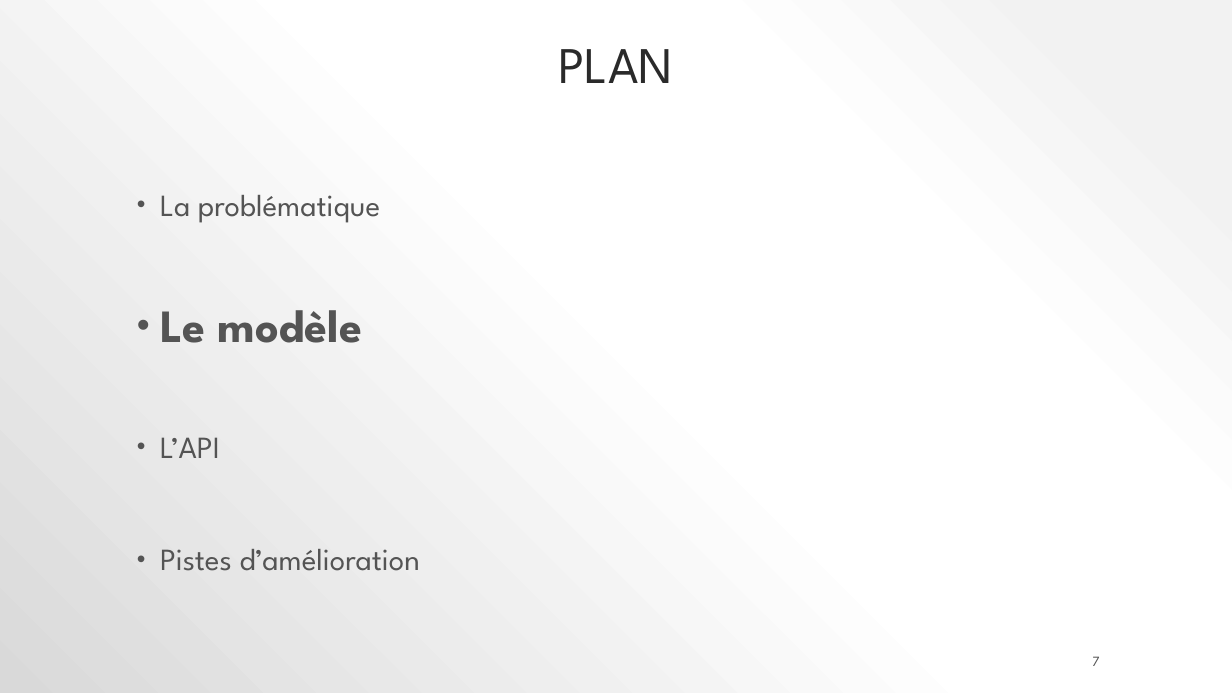
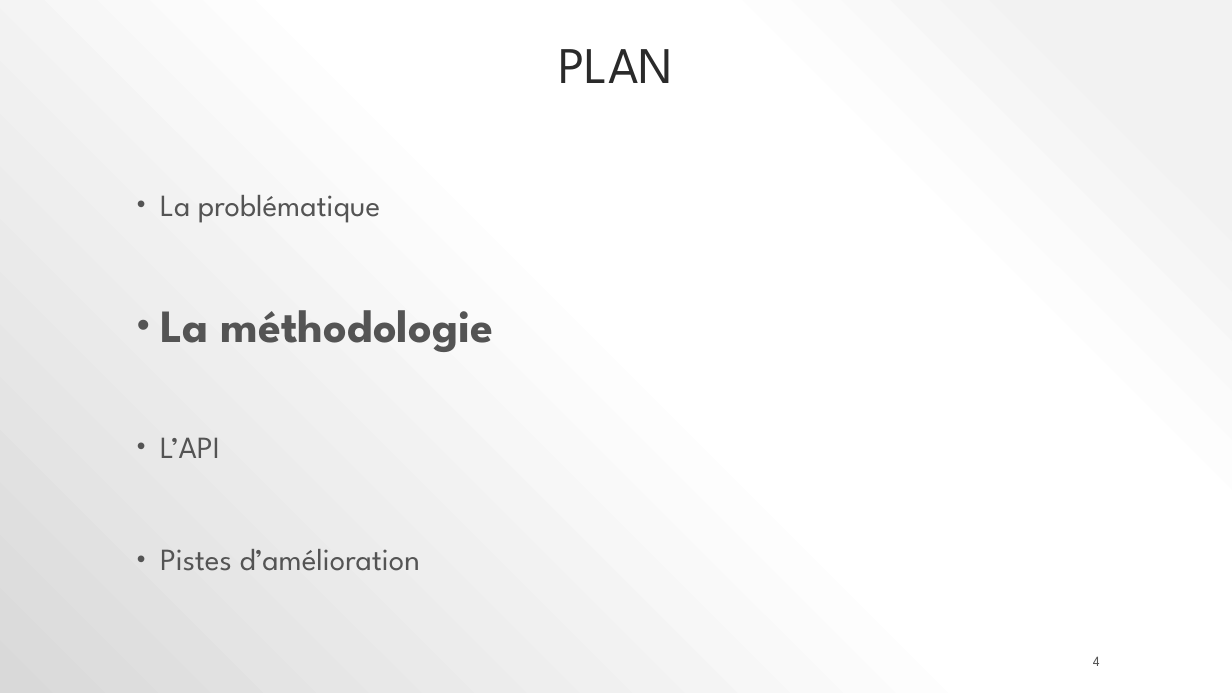
Before and after one commit to polo1093/Credit-Default-Customer-Scoring-Dashboard, a slide deck: slide 4 of P7_02_support.pptx (slide 7 before the commit). Drawn at 1232x693 pixels with LibreOffice and Linux fonts; fonts in the diff are those of the drawing. Boxes give left, top, right and bottom in pixels: in the first picture for what was removed or moved away, otherwise in the second. Text is boxed around its words. In the diff, an @@ line names an element or a change of style, - is before the commit and + after.

```diff
--- a/P7_02_support.pptx
+++ b/P7_02_support.pptx
@@ text at (160,310,494,352): text changed @@
-• Le modèle
+• La méthodologie
@@ page number at (1093,656,1100,666): text changed @@
-7
+4
```
Also in this commit, not shown: 6 other slides changed, 3 slides added, 7 slides removed, 2 other files.
